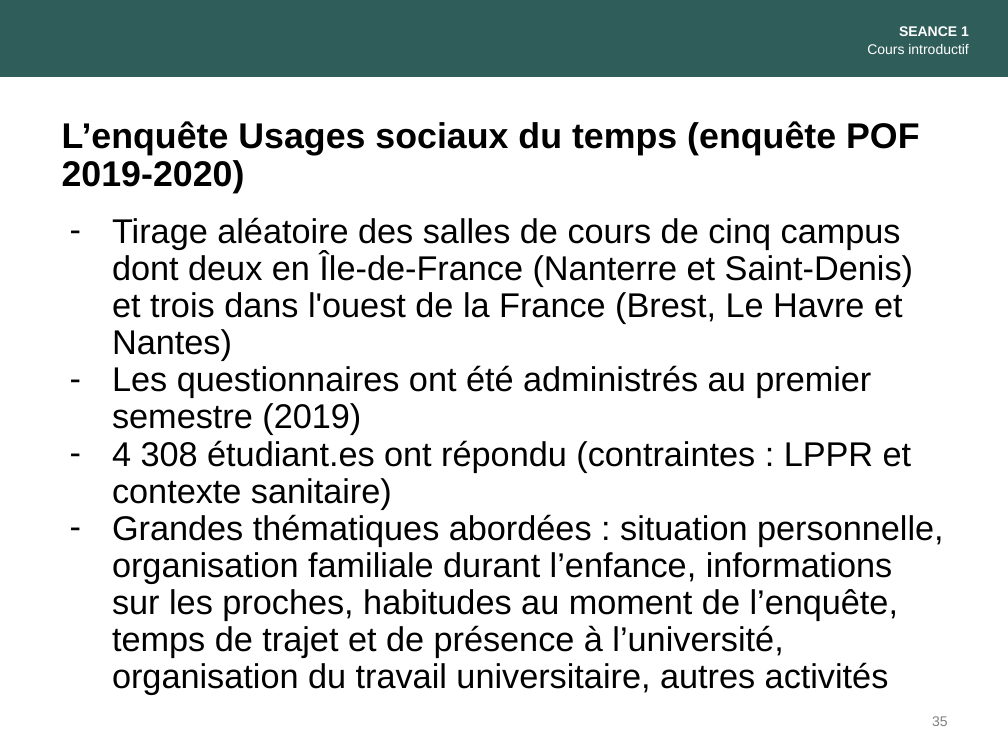
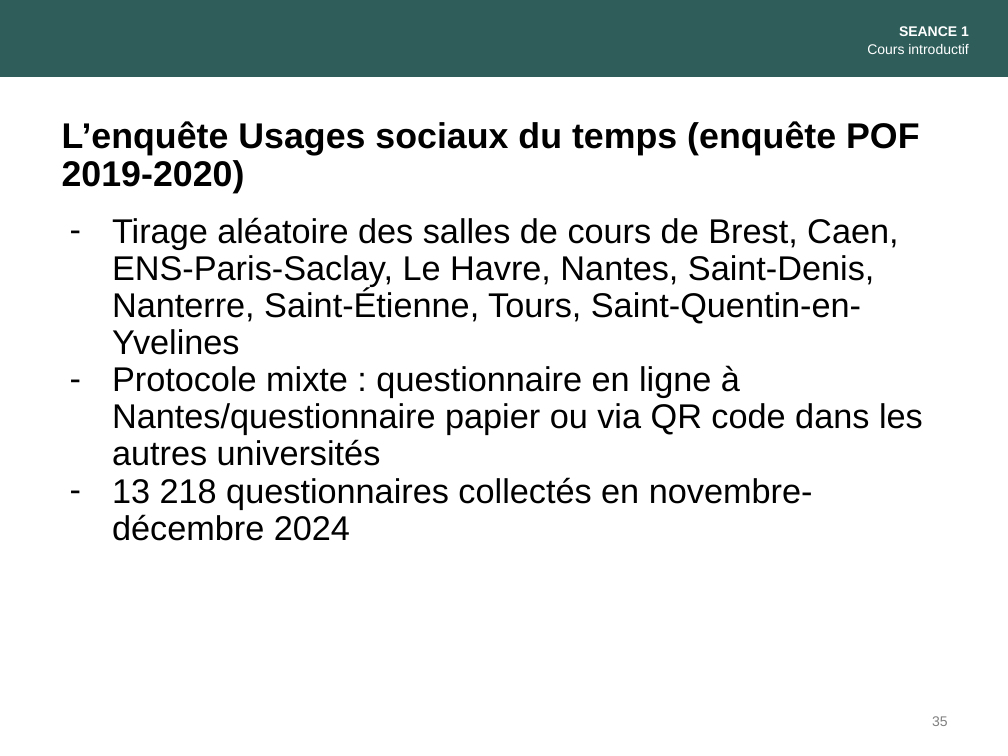
Before and after one commit to alextranslatus/MQSS, a slide deck: slide 35 of slides/1. Intro Partie I.pptx. Drawn at 1008x756 pixels with LibreOffice and Linux fonts; fonts in the diff are those of the drawing. Boxes give left, top, right and bottom in pixels: in the first picture for what was removed or moved away, otherwise in the second. Text is boxed around its words. In the diff, an @@ line names an element or a change of style, - is before the commit and + after.

```diff
--- a/slides/1. Intro Partie I.pptx
+++ b/slides/1. Intro Partie I.pptx
@@ text at box(112, 217, 923, 541): text changed @@
-– Tirage aléatoire des salles de cours de cinq campus dont deux en Île-de-France (Nanterre et Saint-Denis) et trois dans l'ouest de la France (Brest, Le Havre et Nantes)
-– Les questionnaires ont été administrés au premier semestre (2019)
-– 4 308 étudiant.es ont répondu (contraintes : LPPR et contexte sanitaire)
-– Grandes thématiques abordées : situation personnelle, organisation familiale durant l’enfance, informations sur les proches, habitudes au moment de l’enquête, temps de trajet et de présence à l’université, organisation du travail universitaire, autres activités
+– Tirage aléatoire des salles de cours de Brest, Caen, ENS-Paris-Saclay, Le Havre, Nantes, Saint-Denis, Nanterre, Saint-Étienne, Tours, Saint-Quentin-en-Yvelines
+– Protocole mixte : questionnaire en ligne à Nantes/questionnaire papier ou via QR code dans les autres universités
+– 13 218 questionnaires collectés en novembre-décembre 2024
```
Also in this commit, not shown: 4 other slides changed, 2 slides added, 2 other files.
